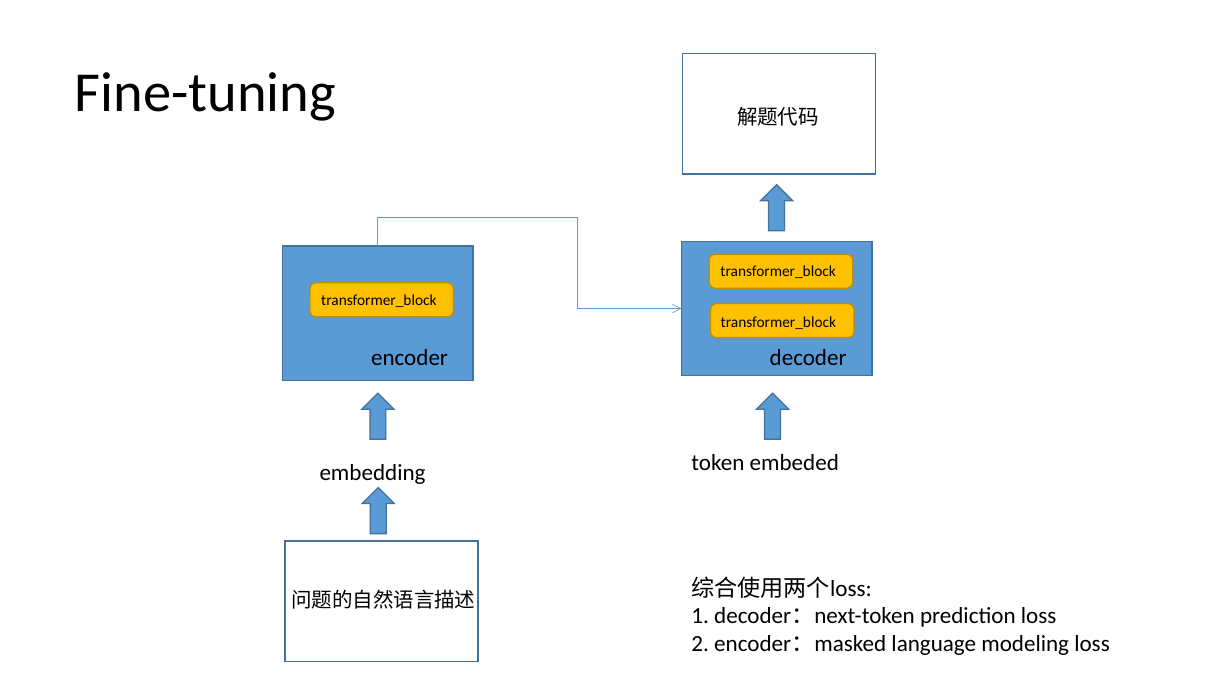
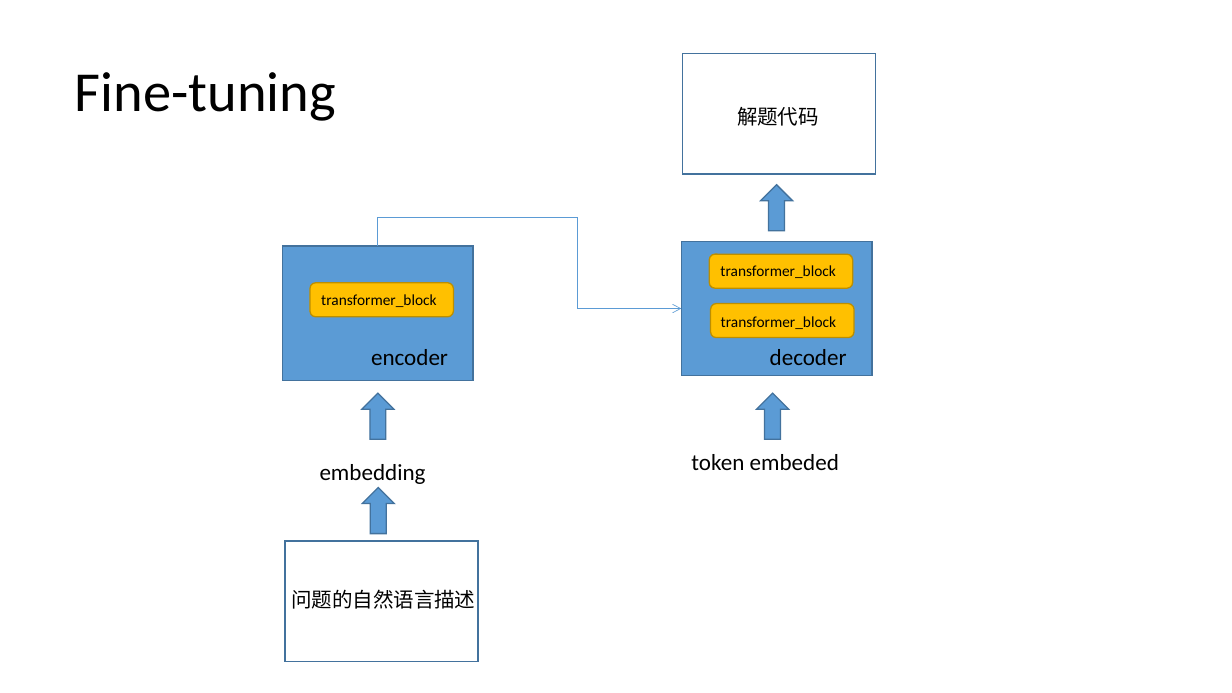
Before and after one commit to kevinva/paperReport, a slide deck: slide 6 of presentation/AlphaCode_20220301.pptx. Drawn at 1232x693 pixels with LibreOffice and Linux fonts; fonts in the diff are those of the drawing. Boxes give left, top, right and bottom in pixels: in the first picture for what was removed or moved away, otherwise in the second. Text is boxed around its words. In the diff, an @@ line names an element or a change of style, - is before the commit and + after.

Commit message:
Test

```diff
--- a/presentation/AlphaCode_20220301.pptx
+++ b/presentation/AlphaCode_20220301.pptx
@@ text removed at bbox=[691, 576, 1110, 655] @@
-综合使用两个loss:
-1. decoder：next-token prediction loss
-2. encoder：masked language modeling loss
```
